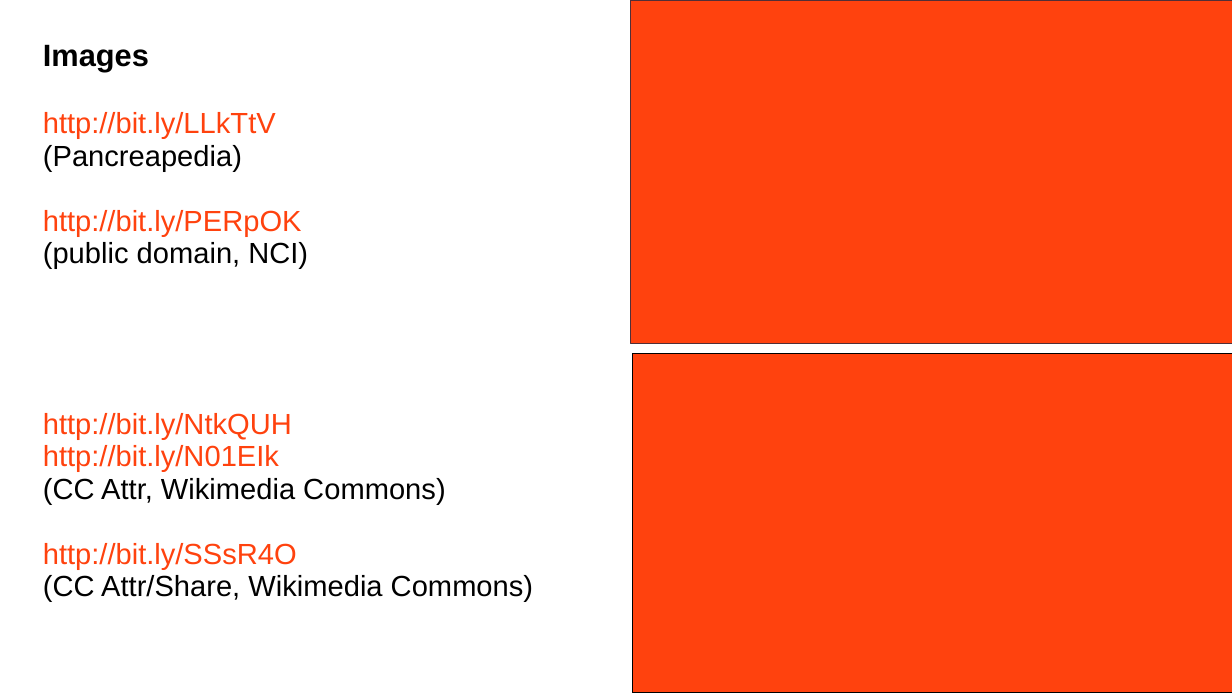
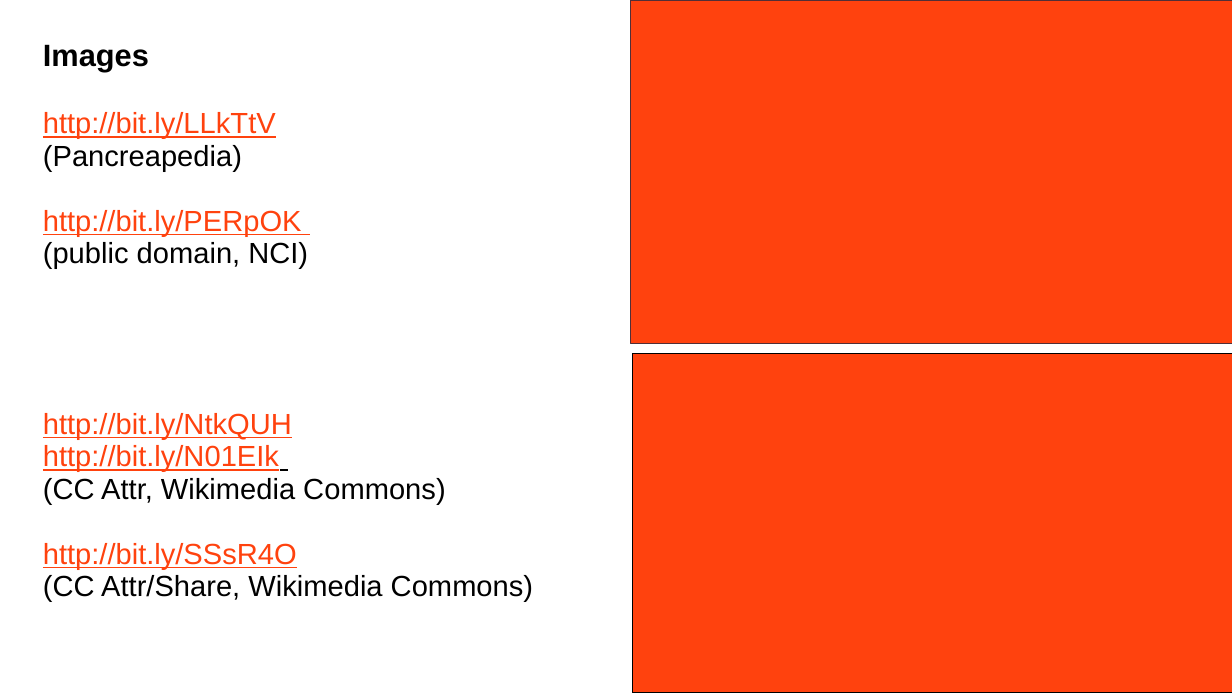
Before and after one commit to bryanesmith/panc-lightning-talk, a slide deck: slide 12 of pancreapedia-mlib-lightning.2012-07.ppt. Drawn at 1232x693 pixels with LibreOffice and Linux fonts; fonts in the diff are those of the drawing; background and template pictures are left out. Boxes give left, top, right and bottom in pixels: in the first picture for what was removed or moved away, otherwise in the second. Text is boxed around its words. In the diff, an @@ line names an element or a change of style, - is before the commit and + after.

```diff
--- a/pancreapedia-mlib-lightning.2012-07.ppt
+++ b/pancreapedia-mlib-lightning.2012-07.ppt
@@ text at box(43, 112, 308, 268): underline on in "http://bit.ly/LLkTtV", "http://bit.ly/PERpOK" @@
@@ text at box(43, 413, 297, 569): underline on in "http://bit.ly/NtkQUH", "http://bit.ly/N01EIk", "http://bit.ly/SSsR4O" @@
```
Also in this commit, not shown: 4 other slides changed, 1 other file.
